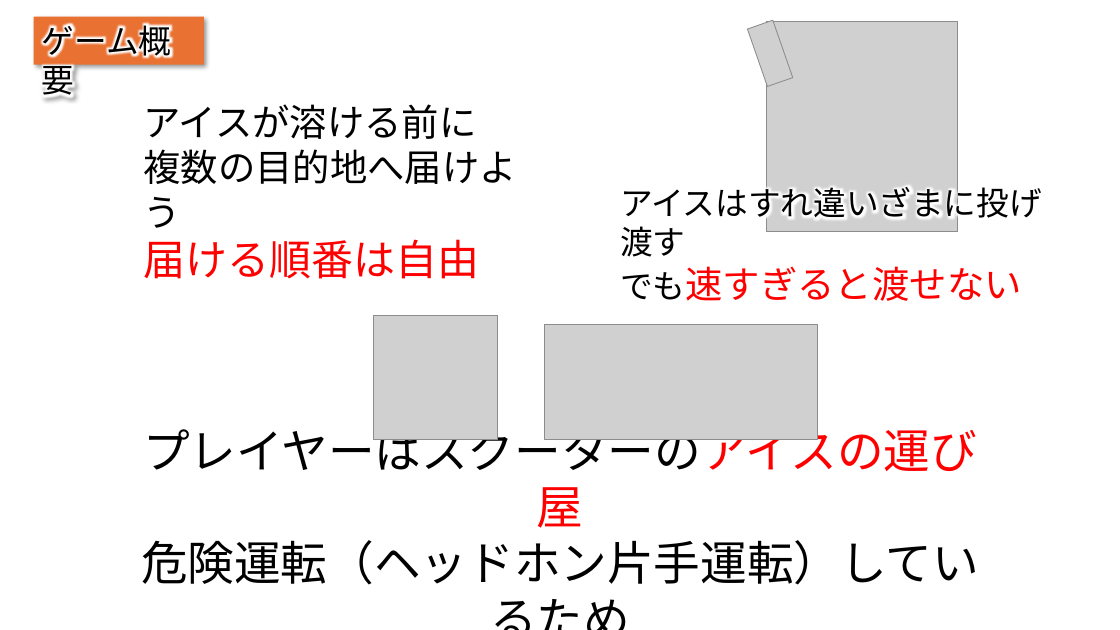
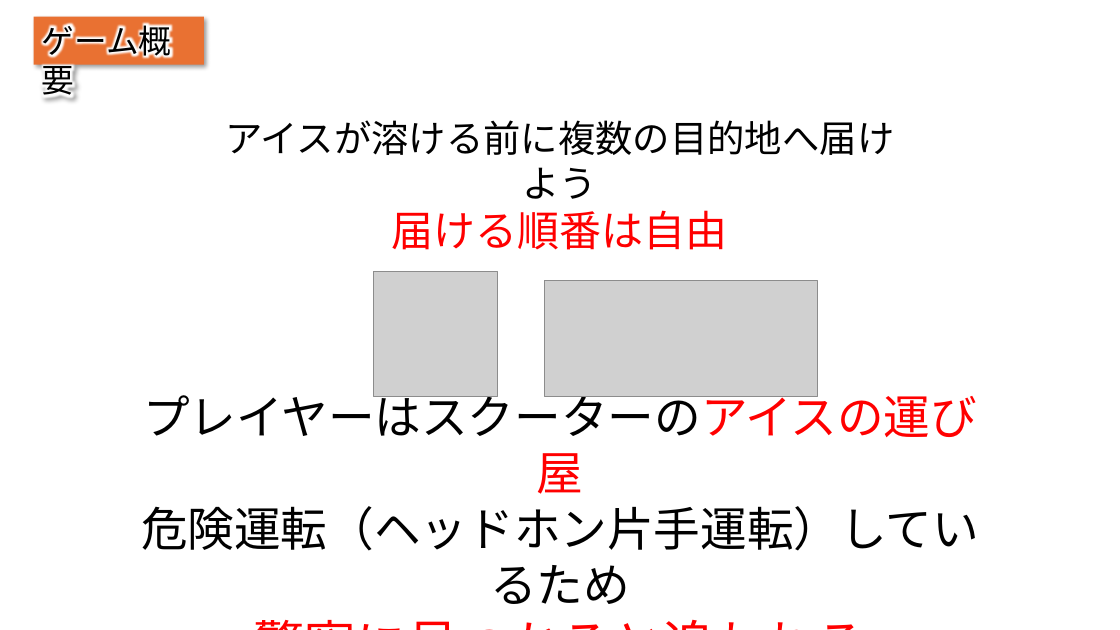
Before and after one commit to IbukiOkusada/GradProject, a slide deck: slide 3 of 企画書/カットビ企画書.pptx. Drawn at 1120x630 pixels with LibreOffice and Linux fonts; fonts in the diff are those of the drawing; grey boxes stand for pictures. Boxes give left, top, right and bottom in pixels: in the first picture for what was removed or moved away, otherwise in the second. Text is boxed around its words. In the diff, an @@ line names an element or a change of style, - is before the commit and + after.

```diff
--- a/企画書/カットビ企画書.pptx
+++ b/企画書/カットビ企画書.pptx
@@ picture removed at (x1=748, y1=20, x2=793, y2=86) @@
@@ picture removed at (x1=767, y1=22, x2=959, y2=233) @@
@@ text "アイスが溶ける前に複数の目的地へ届けよう" moved from (x1=143, y1=104, x2=516, y2=279) to (x1=225, y1=120, x2=894, y2=250) @@
@@ text at (x1=225, y1=120, x2=894, y2=199): text changed @@
-アイスが溶ける前に
-複数の目的地へ届けよう
+アイスが溶ける前に複数の目的地へ届けよう
@@ text removed at (x1=620, y1=182, x2=1042, y2=301) @@
-アイスはすれ違いざまに投げ渡す
-でも速すぎると渡せない
@@ text at (x1=392, y1=210, x2=728, y2=250): alignment left to centre @@
@@ picture moved from (x1=373, y1=315, x2=498, y2=440) to (x1=373, y1=271, x2=498, y2=397) @@
@@ picture moved from (x1=544, y1=324, x2=818, y2=439) to (x1=544, y1=281, x2=818, y2=396) @@
@@ text "プレイヤーはスクーターのアイスの運び屋" rewrapped from (x1=141, y1=421, x2=979, y2=585) to (x1=141, y1=387, x2=979, y2=604) @@
```
Also in this commit, not shown: 4 other slides changed.
